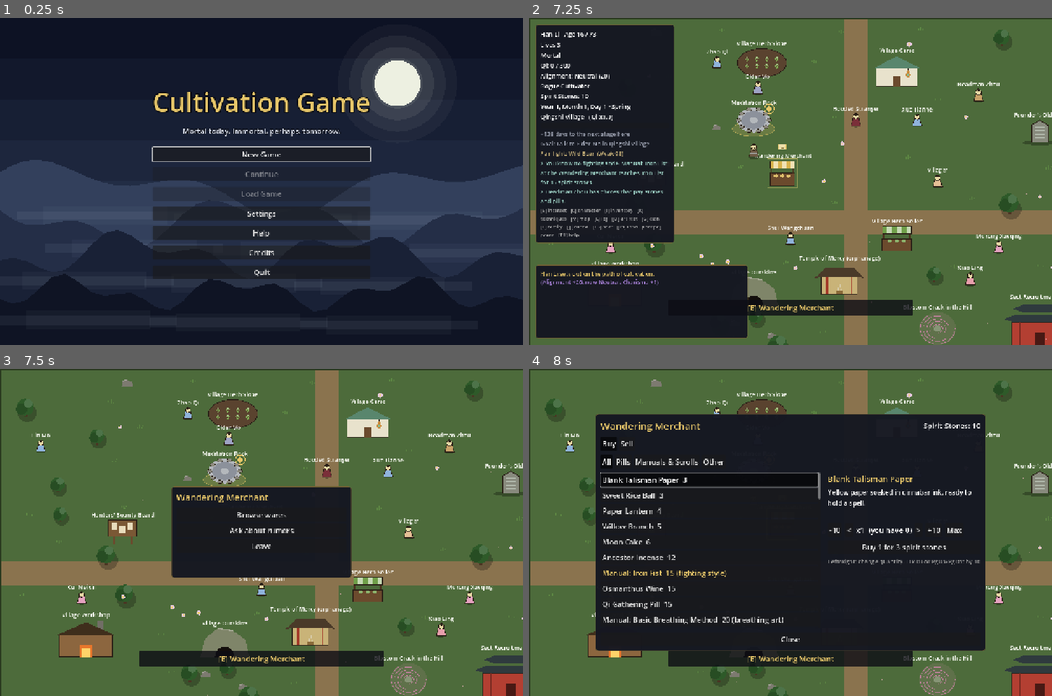
Above: before the commit, frames 1-4 (two rows, left to right).
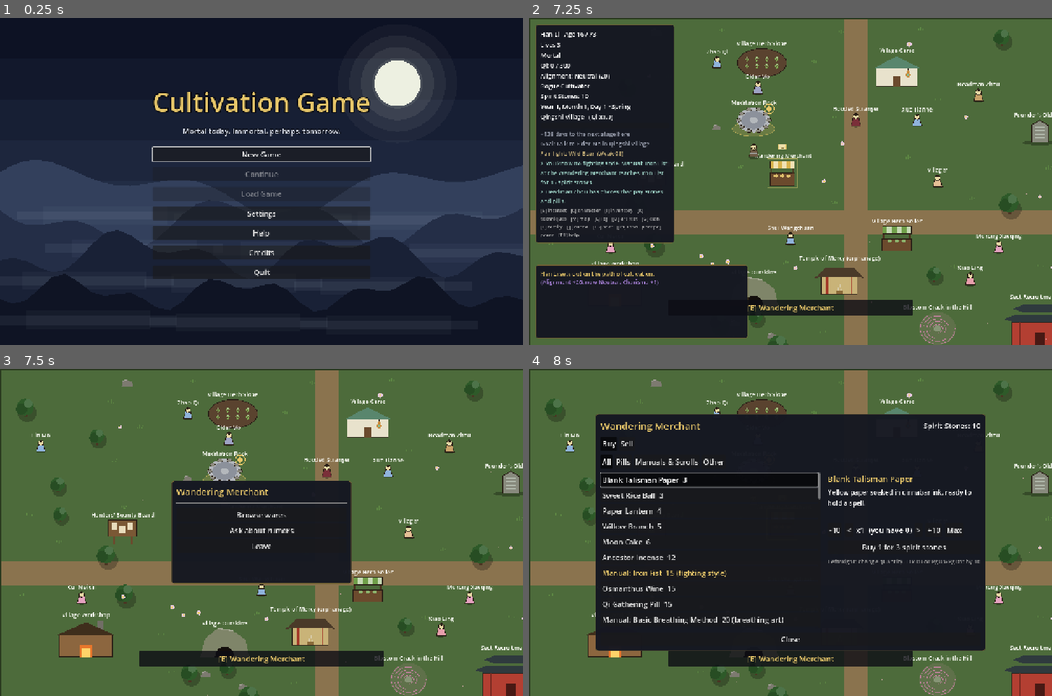
Above: after the commit, the same moments.

Repository: samridghimire/cultivation-game
Game: Godot game, scene res://src/ui/main_menu.tscn
Two runs of this game, one before a commit and one after it. Both use one fixed random seed, a clock stepped at 60 frames per second and the inputs below.
Inputs (mouse positions are in pixels of both pictures, inside the frame that each line leads up to):
- Up to frame 1 (0.25 s): no input
- Up to frame 2 (7.25 s): click "New Game" at 0.5 s; click "Begin" at 1.25 s; click "Reach for it." at 2 s; click "Protect those who cannot prot…" at 2.75 s; click "What are you?" at 3.5 s; click "Why me?" at 4.25 s; click "What are you?" at 5 s; click "..." at 5.75 s; click "Set out." at 6.5 s
- Up to frame 3 (7.5 s): tap Enter (ui_accept) at 7.25 s; move the mouse to (376, 516) at 7.27 s; hold D (move_right) from 7.28 s (still down); hold E (interact) from 7.28 s (still down); click (376, 516) at 7.42 s
- Up to frame 4 (8 s): keep holding D (move_right); keep holding E (interact); tap Enter (ui_accept) at 7.52 s

Frames 1-2 are identical in both runs. In frame 3, 1.8% of the frame differs, in the area x 32-68%, y 34-66%; in frame 4, nothing differs.

Commit message:
[WU-161] Menu titles never read as options
ChoiceMenu puts an HSeparator under the title and above the description line. The title already is the place's display_name (not 'Explore'). Screenshot not re-taken (no display).

Co-Authored-By: Claude Sonnet 5.5 <noreply@anthropic.com>
Claude-Session: https://claude.ai/code/session_013wJfkh9wpxg2VxhbKz2cLM

Diff:
--- a/src/ui/choice_menu.gd
+++ b/src/ui/choice_menu.gd
@@ -23,6 +23,8 @@
 	add_child(box)
 	_title = UIStyle.label("", 22, UIStyle.ACCENT)
 	box.add_child(_title)
+	# A rule under the title so it does not read as one of the options (WU-161).
+	box.add_child(HSeparator.new())
 	# Long menus (a sect's whole shop) scroll instead of running off the screen (WU-065).
 	_scroll = ScrollContainer.new()
 	_scroll.horizontal_scroll_mode = ScrollContainer.SCROLL_MODE_DISABLED
@@ -31,6 +33,7 @@
 	_buttons = VBoxContainer.new()
 	_buttons.size_flags_horizontal = Control.SIZE_EXPAND_FILL
 	_scroll.add_child(_buttons)
+	box.add_child(HSeparator.new())
 	_description = UIStyle.label("", 14, Color(0.7, 0.7, 0.75))
 	_description.autowrap_mode = TextServer.AUTOWRAP_WORD_SMART
 	_description.custom_minimum_size = Vector2(0, 40)
--- a/tests/unit/test_choice_menu_refit.gd
+++ b/tests/unit/test_choice_menu_refit.gd
@@ -38,3 +38,10 @@
 	await _tree().process_frame
 	assert_eq(menu._scroll.custom_minimum_size.y, before, "growing back restores it")
 	vp.free()
+
+
+func test_title_is_followed_by_a_separator() -> void:
+	var menu := ChoiceMenu.new()
+	var box := menu._title.get_parent()
+	assert_true(box.get_child(menu._title.get_index() + 1) is HSeparator, "rule under the title")
+	menu.free()
